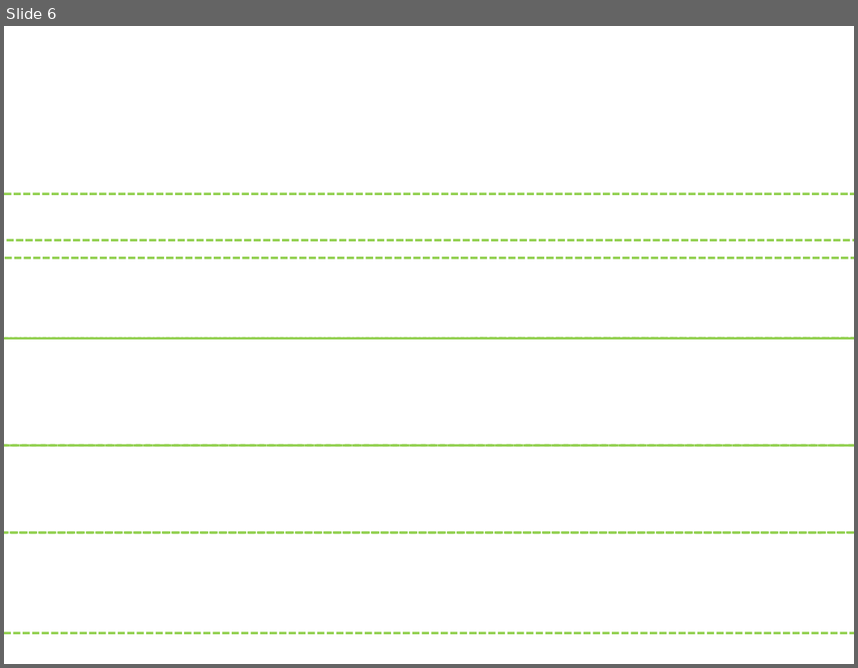
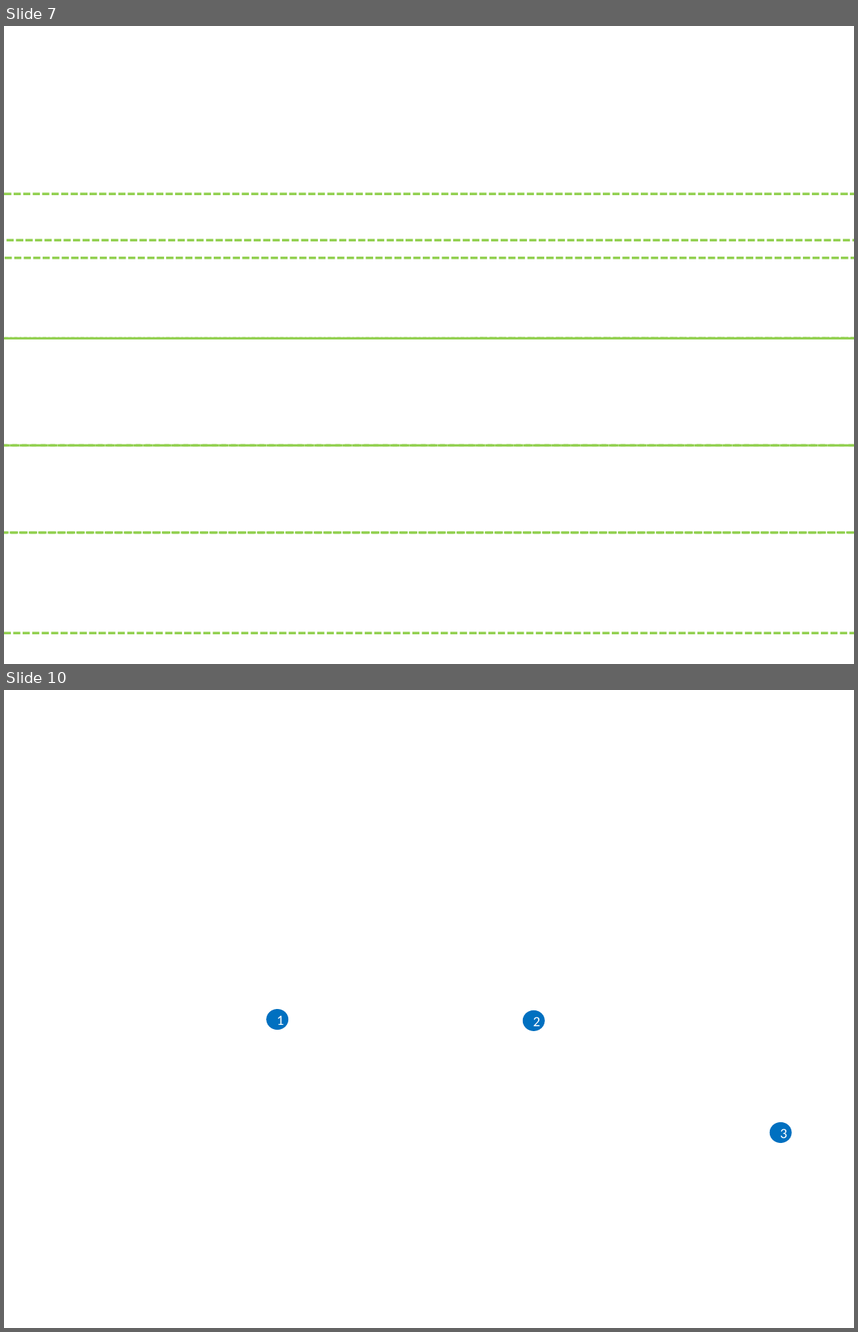
Before and after one commit to OP-TED/ESPD-EDM, a slide deck: docs/src/main/asciidoc/dist/art/rsrcs.pptx. Shown one above the other, each under a label of ours: slide 6 before the commit, slides 7 and 10 after it; the slides between them are not shown. The pictures are 858x668 and 858x1332 pixels, drawn with LibreOffice and Linux fonts; fonts in the diff are those of the drawing; background and template pictures are left out. Boxes give left, top, right and bottom in pixels: in the first picture for what was removed or moved away, otherwise in the second. Text is boxed around its words. In the diff, an @@ line names an element or a change of style, - is before the commit and + after.

```diff
--- a/docs/src/main/asciidoc/dist/art/rsrcs.pptx
+++ b/docs/src/main/asciidoc/dist/art/rsrcs.pptx
@@ slide 10 added at (x1=4, y1=690, x2=854, y2=1328), background picture (left out) @@
@@ ellipse added at (x1=267, y1=1009, x2=289, y2=1029), fill #0070C0, 12 pt, text #FFFFFF @@
+1
@@ ellipse added at (x1=523, y1=1009, x2=545, y2=1030), fill #0070C0, 12 pt, text #FFFFFF @@
+2
@@ ellipse added at (x1=770, y1=1122, x2=792, y2=1142), fill #0070C0, 12 pt, text #FFFFFF @@
+3
@@ what was slide 6 is now slide 7 @@
```
Also in this commit, not shown: 2 slides changed, 2 other slides added, 10 other files.
